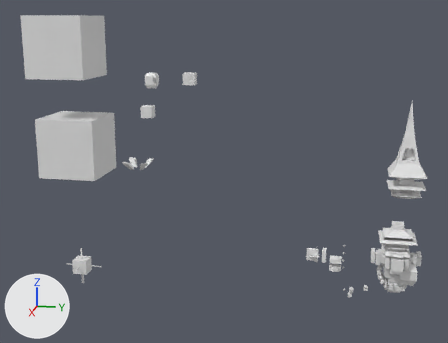
Before and after pictures for a commit that changed the FBX model Unity/FireBall/Assets/!Import/ContentPacks/Towers00.fbx.
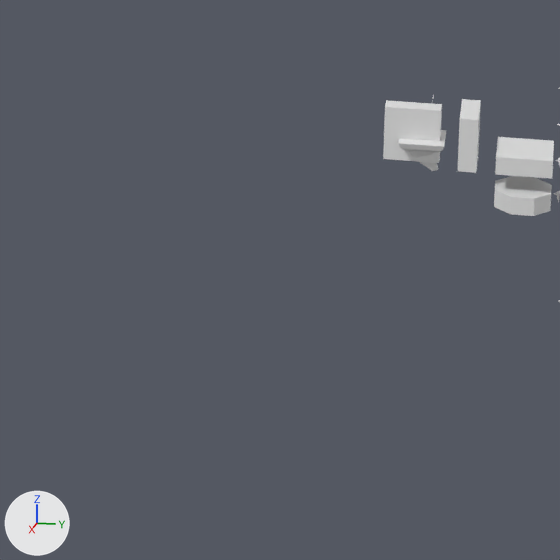
The first picture shows the older version from a camera (50 mm lens) standing at (154.2, 6.8, 60.2) and looking at (0.5, -24.0, 21.8). The close-ups show both versions on the part from 51% to 77% of the width and 66% to 100% of the height of that picture; other places that the commit changed are outside them. Every picture has the same lights, and +X, +Y and +Z are marked at lower left. Where no turn or scale is listed for an object, it has been applied to the vertices.

In view in the first close-up: 'Cylinder.015', 'IslandBasement', 'PlaceholderConnector.001', 'PlaceholderConnector.004', 'PlaceholderConnector.019'.
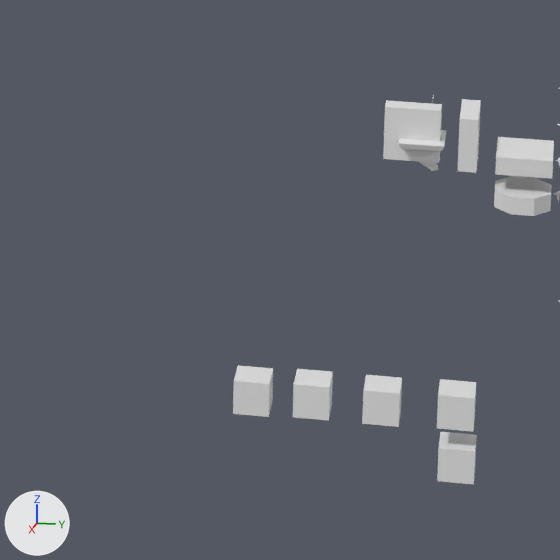
Where the change shows, as pixel boxes (x1, y1, x2, y2) in the close-ups (560 x 560 px):
'stub', added
    after: (233, 365, 273, 417)
'stub.001', added
    after: (293, 369, 333, 421)
'stub.002', added
    after: (362, 375, 402, 427)
'stub.004', added
    after: (437, 432, 477, 485)
'stub.003', added
    after: (437, 379, 476, 432)

The change in detail:
Mesh me_cube_121 is new.
It is a box spanning x -1.04..0.96, y -1.03..0.97, z -1.05..0.95.
It uses material mat_material_001 (white #e7e7e7).
Object 'stub.004' (ob_stub_004) is new; it shows me_cube_121.
Its location is (0.02, 2.59, -18.47).
Object 'stub' (ob_stub) is new; it shows a copy of me_cube_121.
Its location is (0.02, -8.81, -15.53).
Object 'stub.003' (ob_stub_003) is new; it shows a copy of me_cube_121.
Its location is (0.02, 2.45, -15.3).
Object 'stub.002' (ob_stub_002) is new; it shows a copy of me_cube_121.
Its location is (0.02, -1.63, -15.41).
Object 'stub.001' (ob_stub_001) is new; it shows a copy of me_cube_121.
Its location is (0.02, -5.48, -15.41).
